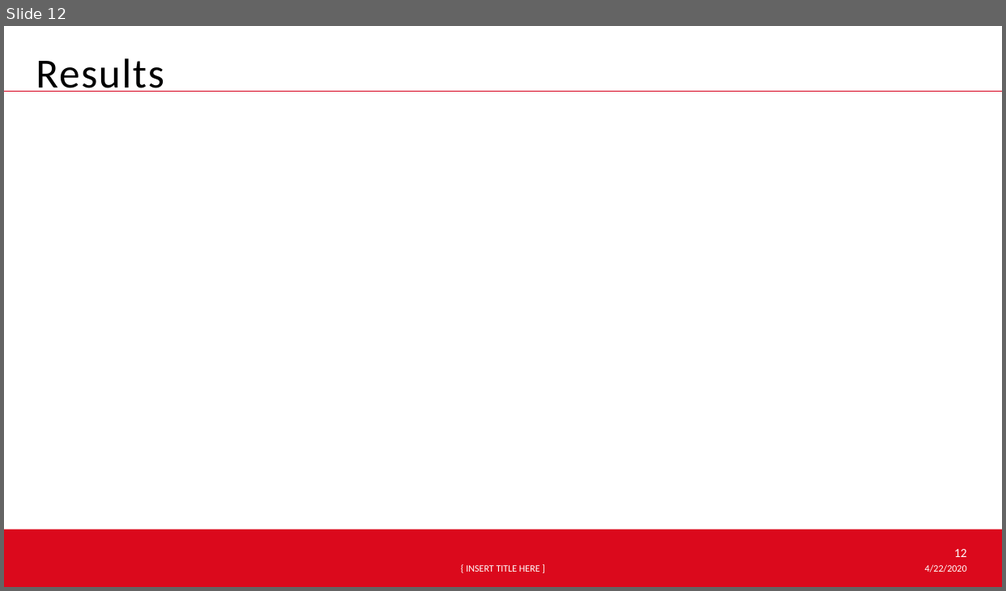
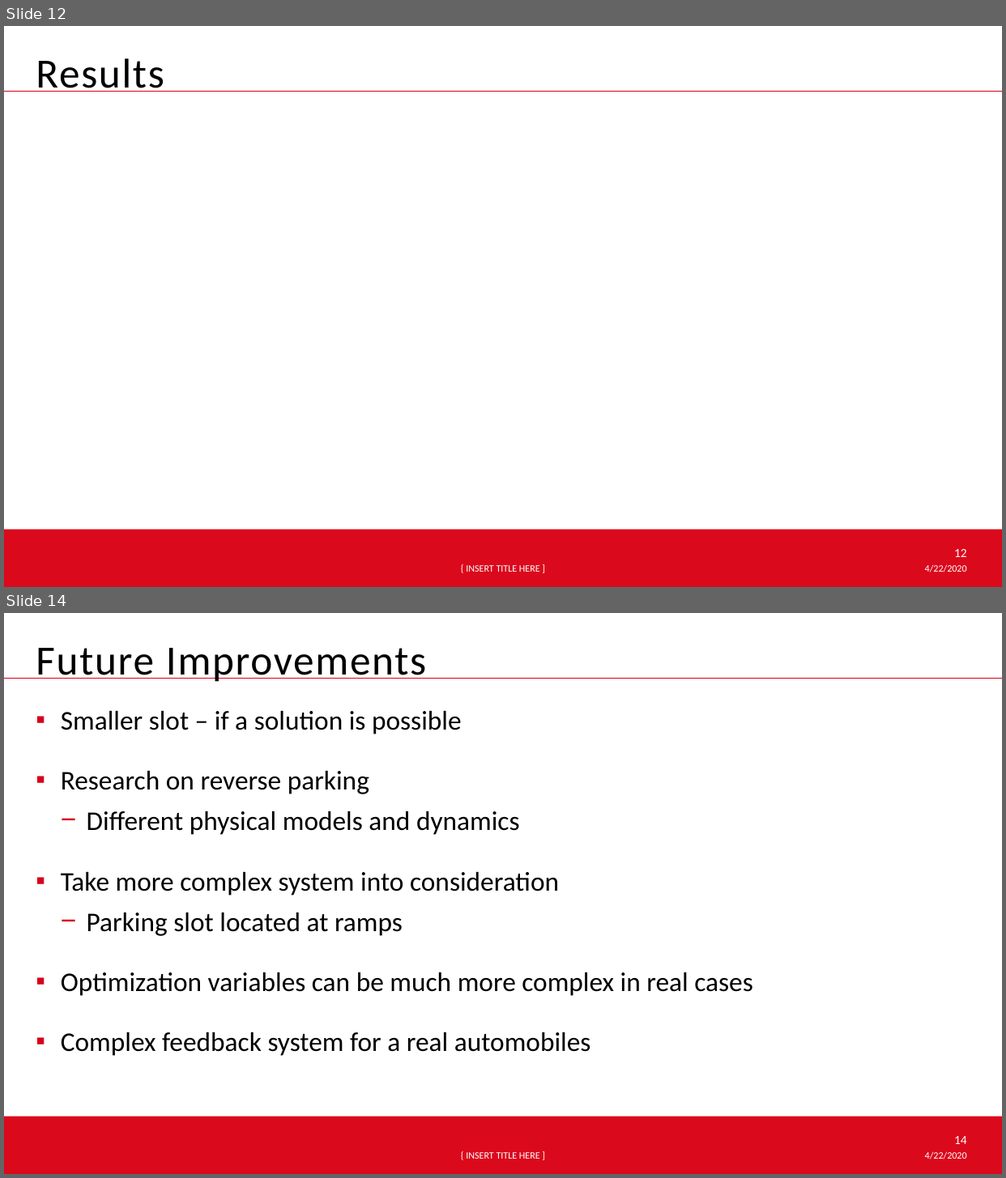
Before and after one commit to hehonglu123/optimal_control, a slide deck: Optimal Control Theory.pptx. Shown one above the other, each under a label of ours: slide 12 before the commit, slides 12 and 14 after it; the slides between them are not shown. The pictures are 1006x591 and 1006x1178 pixels, drawn with LibreOffice and Linux fonts; fonts in the diff are those of the drawing; background and template pictures are left out. Boxes give left, top, right and bottom in pixels: in the first picture for what was removed or moved away, otherwise in the second. Text is boxed around its words. In the diff, an @@ line names an element or a change of style, - is before the commit and + after.

```diff
--- a/Optimal Control Theory.pptx
+++ b/Optimal Control Theory.pptx
@@ slide 14 added at <box>4,613,1002,1174</box>, background #FFFFFF; not listed: 5 template elements that a slide beside it also shows @@
@@ text added at <box>36,648,426,682</box>, 40 pt, text #000000 @@
+Future Improvements
@@ text added at <box>61,711,752,1056</box>, 26 pt, text #000000 @@
+  ▪ Smaller slot – if a solution is possible
+  ▪ Research on reverse parking
+    − Different physical models and dynamics
+  ▪ Take more complex system into consideration
+    − Parking slot located at ramps
+  ▪ Optimization variables can be much more complex in real cases
+  ▪ Complex feedback system for a real automobiles
```
Also in this commit, not shown: 8 slides changed, 2 other slides added.
